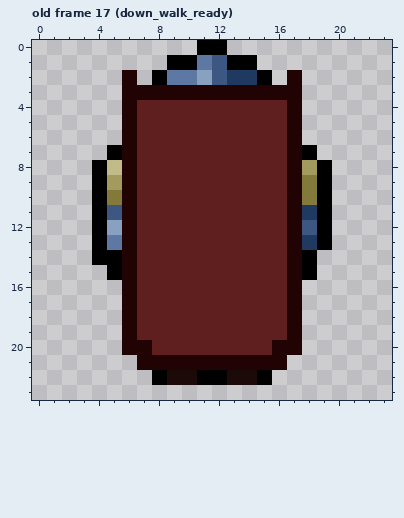
Pixel-art file: art/shield_guy/shield_guy.ase. Above, as it was before the edit.
24x24 pixels, 17 frames. Shown: old frame 17 (down_walk_ready). The commit also changed other frames, which this record leaves out.
Once edited:
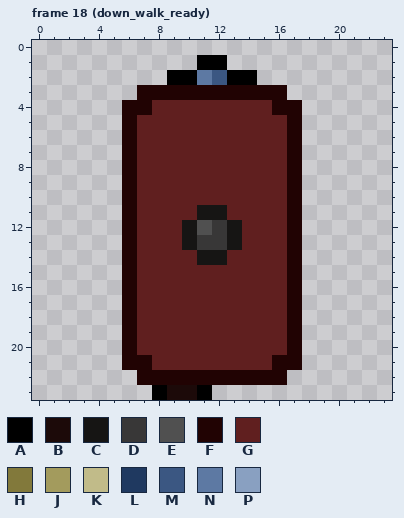
Palette (. is transparent): A #000000  B #1c0a09  C #161514  D #383737  E #505050  F #210303  G #601f1f  H #82793b  J #a39b5d  K #c1bb89  L #1f3960  M #3b5782  N #5d79a3  P #89a0c1
A new or re-ordered frame is compared with the old frame closest to it.
The author wrote: add downward walking attack-ready animation
Changes in this commit:
frames 17 -> 20
Frame 18 (down_walk_ready) is new; against old frame 17 (down_walk_ready):
y 0: x 11..12 AA -> ..
y 1: x 9..14 AANMAA -> ..AA..
y 2: x 6 F -> .; x 8..11 ANNP -> .AAN; x 13..15 LLA -> AA.; x 17 F -> .
y 3: x 6 F -> .; x 17 F -> .
y 4: x 7 G -> F; x 16 G -> F
y 7: x 5 A -> .; x 18 A -> .
y 8: x 4..5 AK -> ..; x 18..19 JA -> ..
y 9: x 4..5 AJ -> ..; x 18..19 HA -> ..
y 10: x 4..5 AH -> ..; x 18..19 HA -> ..
y 11: x 4..5 AM -> ..; x 11..12 GG -> CC; x 18..19 LA -> ..
y 12: x 4..5 AP -> ..; x 10..13 GGGG -> CEDC; x 18..19 MA -> ..
y 13: x 4..5 AN -> ..; x 10..13 GGGG -> CDDC; x 18..19 LA -> ..
y 14: x 4..5 AA -> ..; x 11..12 GG -> CC; x 18 A -> .
y 15: x 5 A -> .; x 18 A -> .
y 20: x 7 F -> G; x 16 F -> G
y 21: x 6 . -> F; x 8..15 FFFFFFFF -> GGGGGGGG; x 17 . -> F
y 22: x 7..16 .ABBAABBA. -> FFFFFFFFFF
y 23: x 8..11 .... -> ABBA
